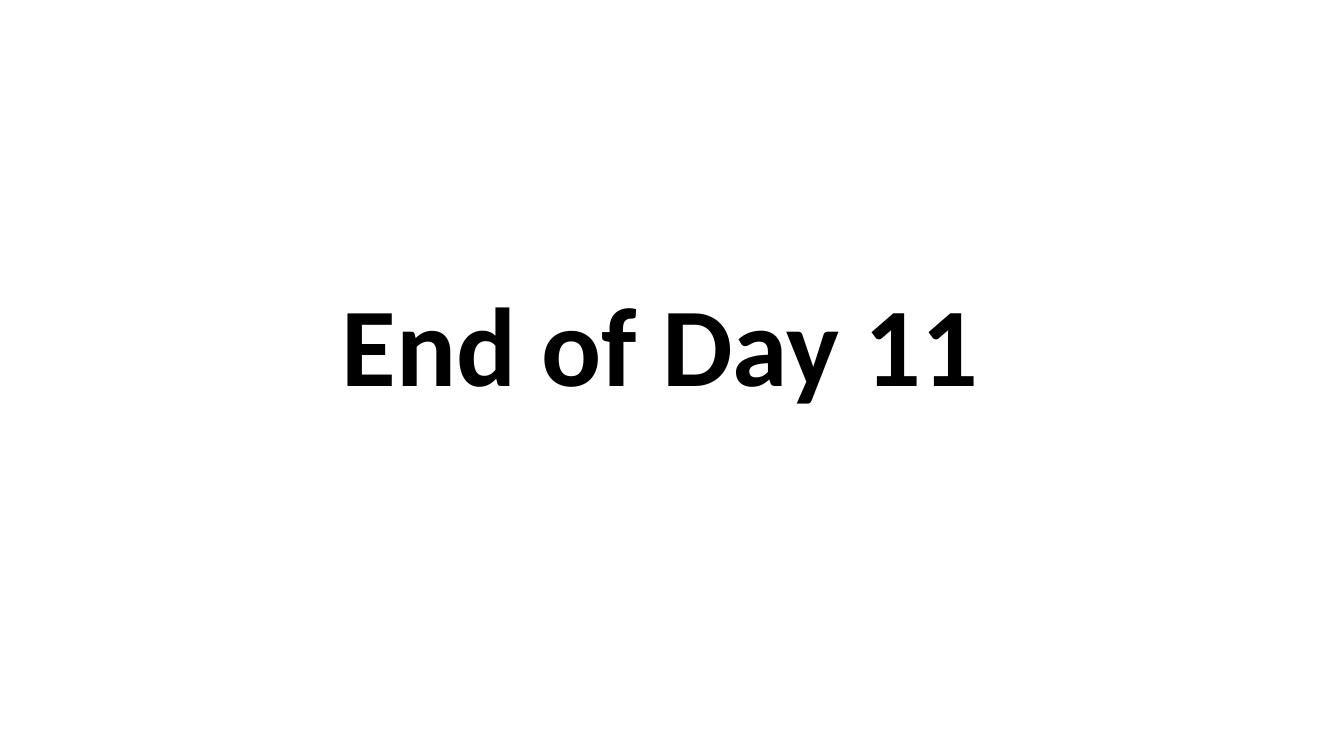
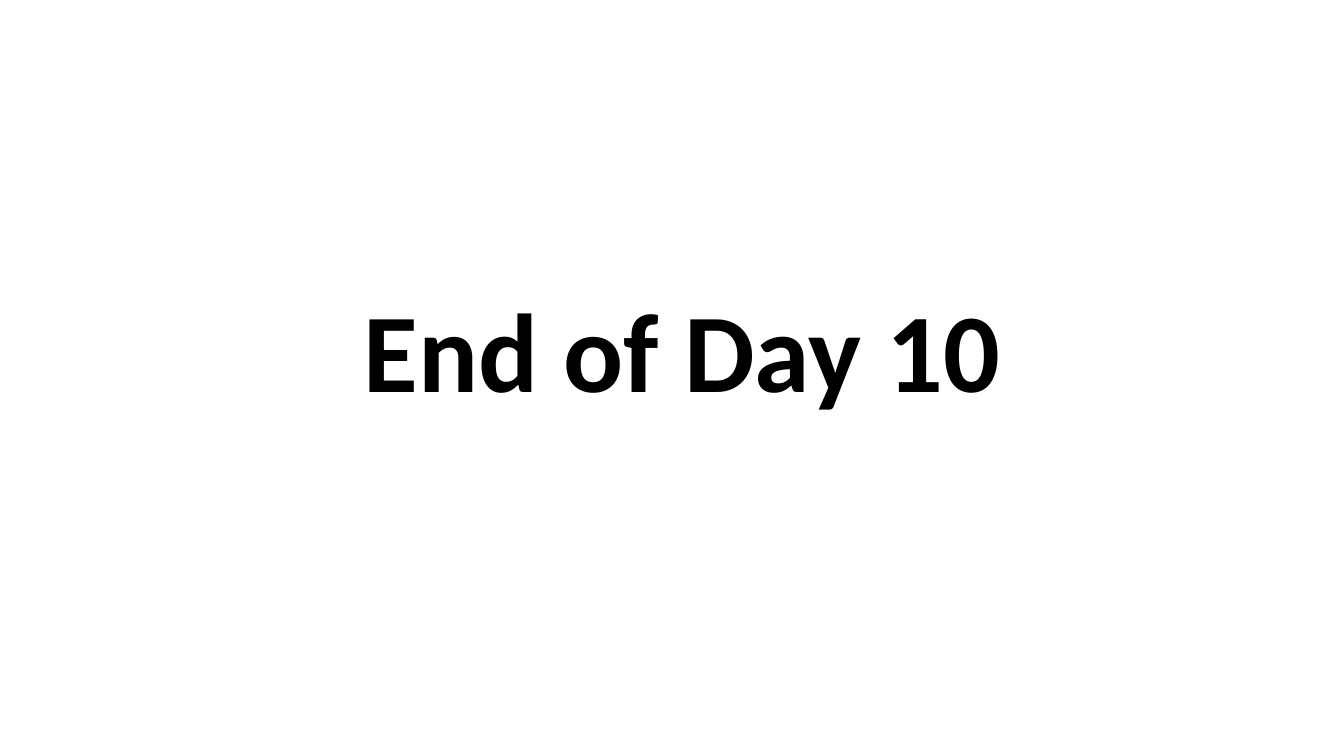
Before and after one commit to soyuztechnologies/Allianz_SAC_Training, a slide deck: slide 11 of day 10/SAC_Training Day 10.pptx (slide 16 before the commit). Drawn at 1344x756 pixels with LibreOffice and Linux fonts; fonts in the diff are those of the drawing. Boxes give left, top, right and bottom in pixels: in the first picture for what was removed or moved away, otherwise in the second. Text is boxed around its words. In the diff, an @@ line names an element or a change of style, - is before the commit and + after.

```diff
--- a/day 10/SAC_Training Day 10.pptx
+++ b/day 10/SAC_Training Day 10.pptx
@@ text at [363, 313, 999, 410]: text changed @@
-End of Day 11
+End of Day 10
```
Also in this commit, not shown: 4 other slides changed, 6 slides added, 11 slides removed, 20 other files.
